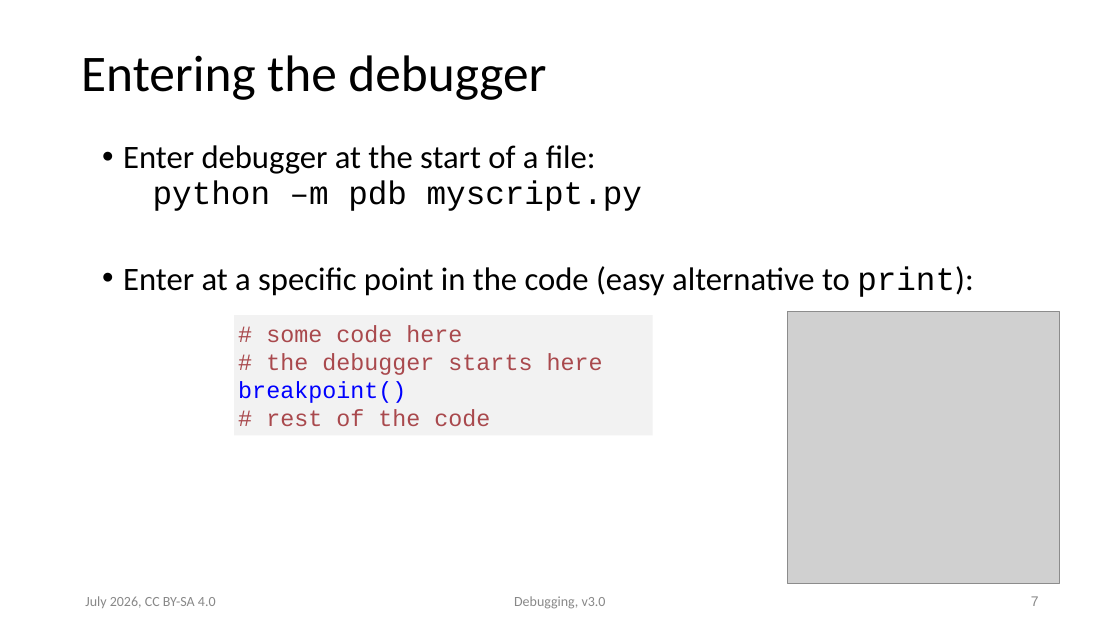
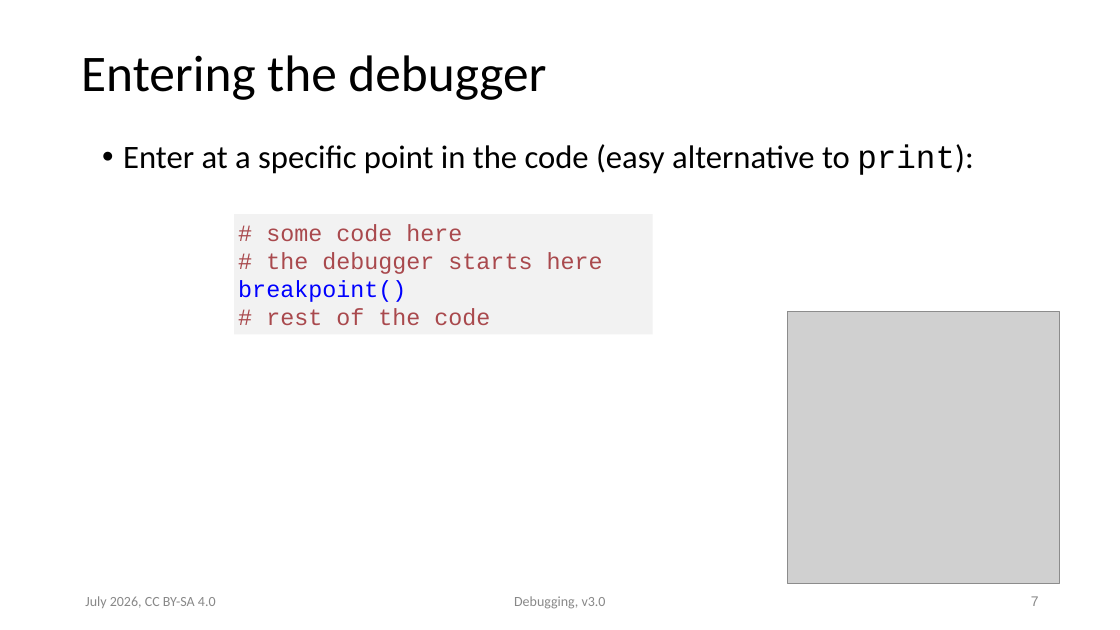
Before and after one commit to ASPP/testing_debugging_profiling, a slide deck: slide 7 of debugging.pptx. Drawn at 1120x630 pixels with LibreOffice and Linux fonts; fonts in the diff are those of the drawing; grey boxes stand for pictures. Boxes give left, top, right and bottom in pixels: in the first picture for what was removed or moved away, otherwise in the second. Text is boxed around its words. In the diff, an @@ line names an element or a change of style, - is before the commit and + after.

```diff
--- a/debugging.pptx
+++ b/debugging.pptx
@@ text at box(123, 145, 642, 211): paragraph removed @@
-• Enter debugger at the start of a file:
-  python –m pdb myscript.py
@@ rectangle "# some code here # ...": place and size @@
-rectangle "# some code here # ..." at box(234, 315, 653, 435)
+rectangle "# some code here # ..." at box(234, 214, 653, 334)
```
Also in this commit, not shown: 5 other slides changed, 1 other file.
